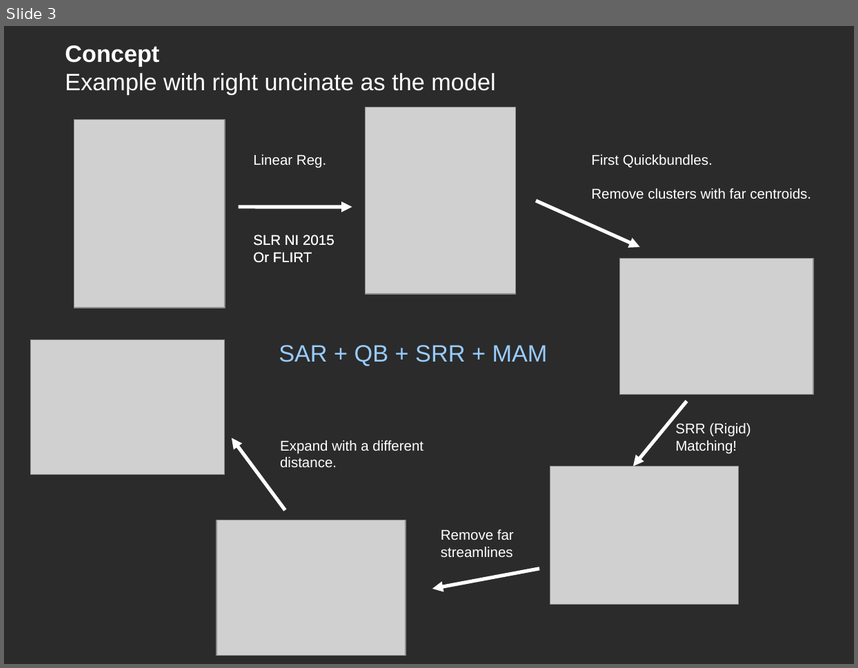
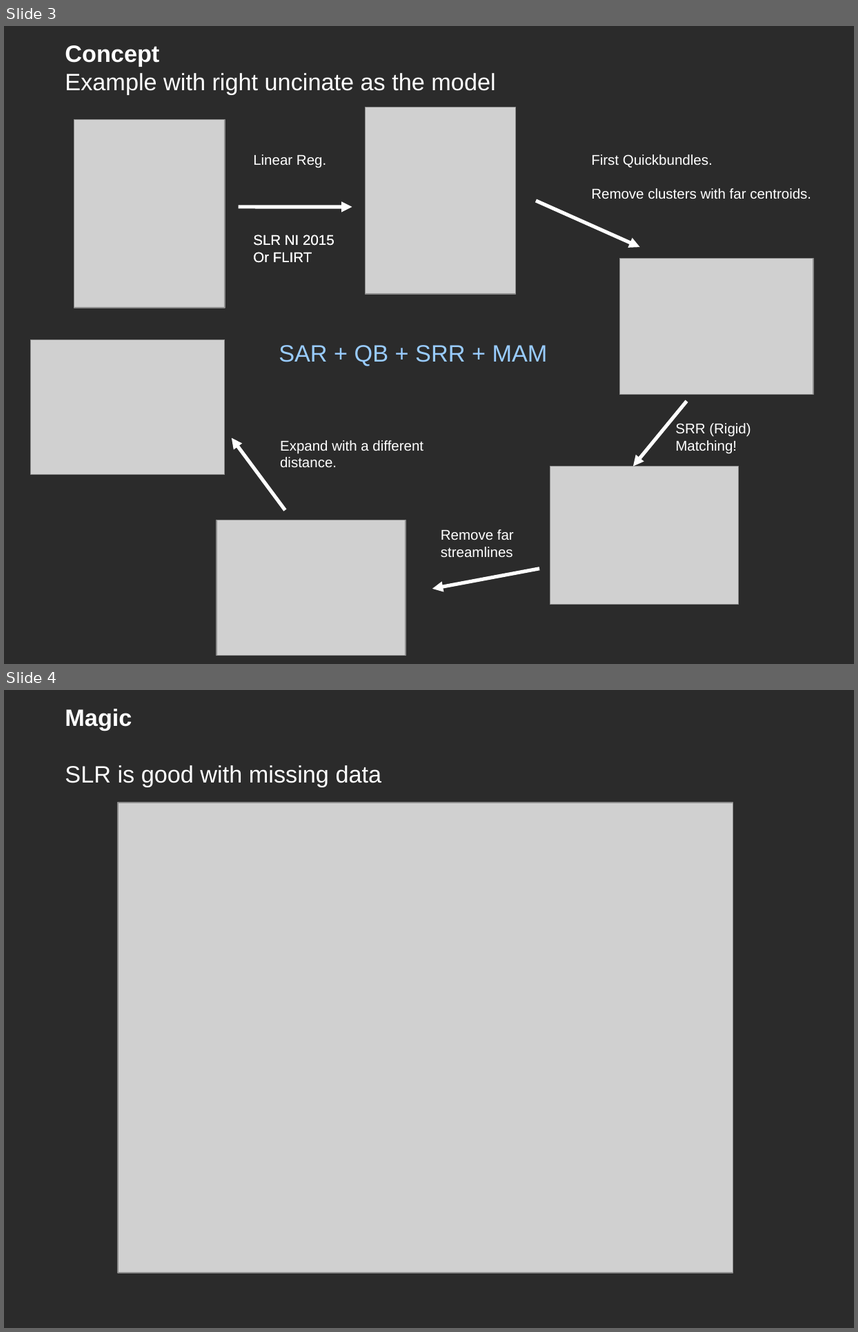
Before and after one commit to Garyfallidis/meta_didaktoriko, a slide deck: Lab_meeting_March_2015/bundle_recogntion.odp. Shown one above the other, each under a label of ours: slide 3 before the commit, slides 3 and 4 after it. The pictures are 858x668 and 858x1332 pixels, drawn with LibreOffice and Linux fonts; fonts in the diff are those of the drawing; grey boxes stand for pictures; background and template pictures are left out; a plain dark background stands for a picture behind light text. Boxes give left, top, right and bottom in pixels: in the first picture for what was removed or moved away, otherwise in the second. Text is boxed around its words. In the diff, an @@ line names an element or a change of style, - is before the commit and + after.

```diff
--- a/Lab_meeting_March_2015/bundle_recogntion.odp
+++ b/Lab_meeting_March_2015/bundle_recogntion.odp
@@ slide 4 added at [4, 690, 854, 1328], background picture (left out) @@
@@ text added at [65, 709, 382, 787], 20 pt, text #FFFFFF @@
+Magic
+SLR is good with missing data
@@ picture added at [118, 802, 733, 1272] @@
```
Also in this commit, not shown: 1 other file.
